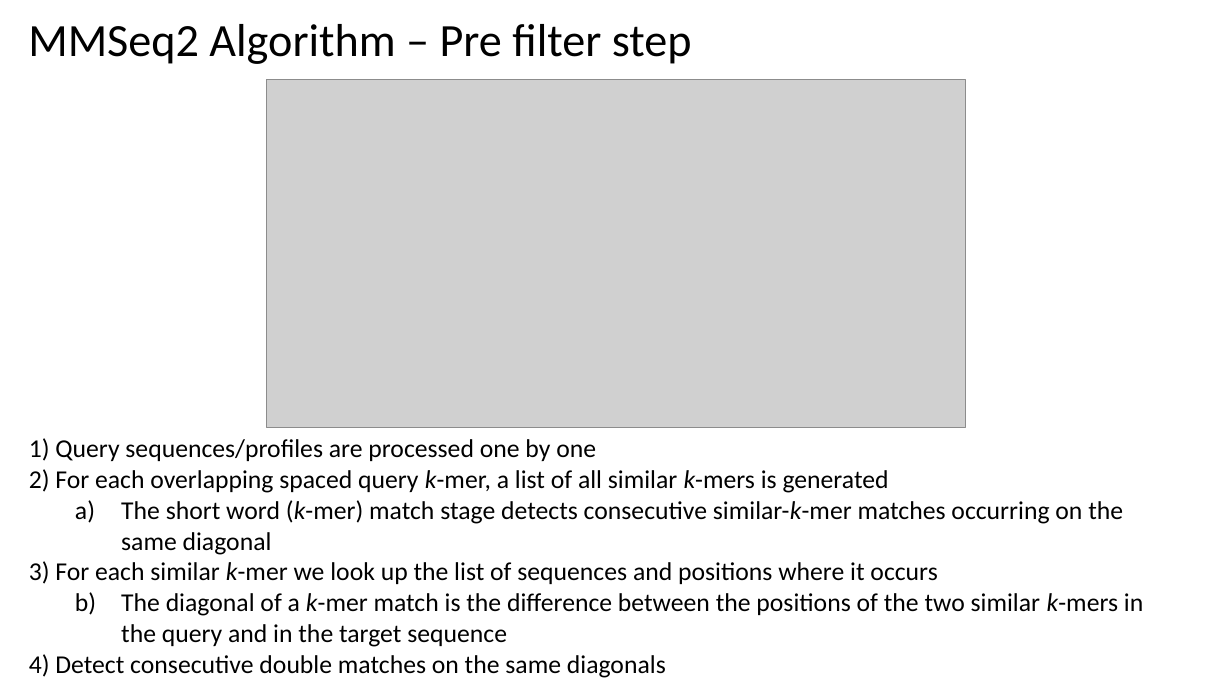
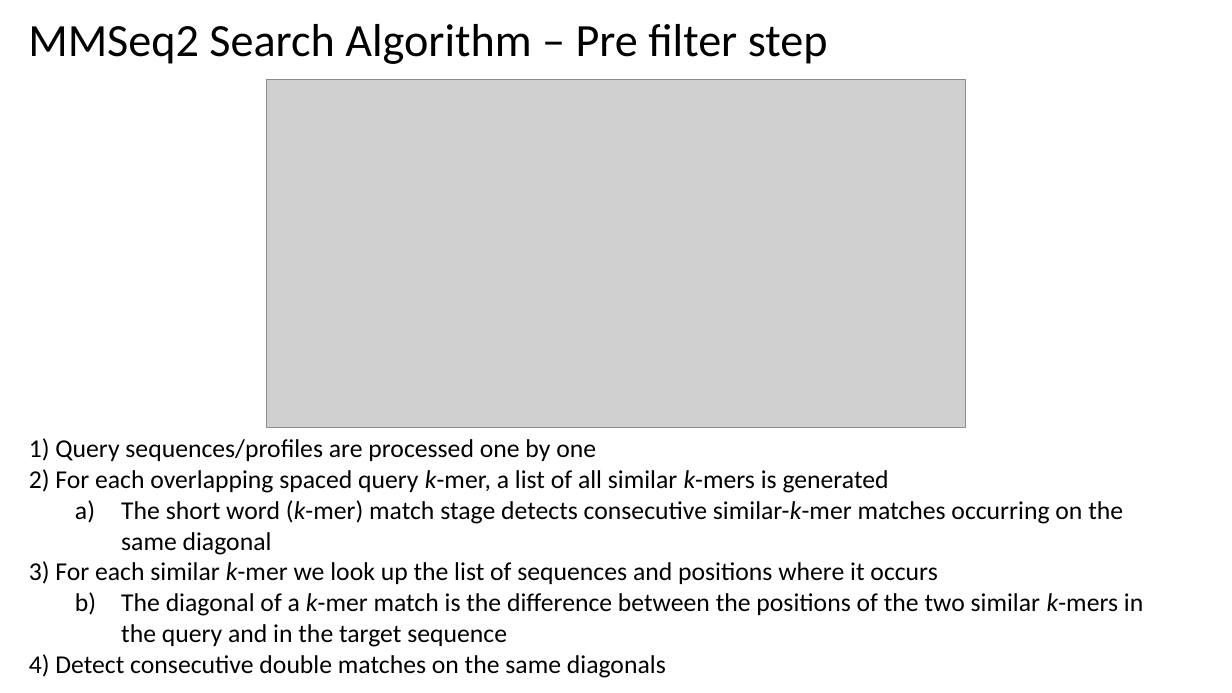
Before and after one commit to anthschr/ECE450_Tutorial_6, a slide deck: slide 7 of MMSEQS.pptx. Drawn at 1232x693 pixels with LibreOffice and Linux fonts; fonts in the diff are those of the drawing; grey boxes stand for pictures. Boxes give left, top, right and bottom in pixels: in the first picture for what was removed or moved away, otherwise in the second. Text is boxed around its words. In the diff, an @@ line names an element or a change of style, - is before the commit and + after.

```diff
--- a/MMSEQS.pptx
+++ b/MMSEQS.pptx
@@ title at (28, 24, 828, 64): text changed @@
-MMSeq2 Algorithm – Pre filter step
+MMSeq2 Search Algorithm – Pre filter step
```
Also in this commit, not shown: 2 other slides changed, 1 slide added.
